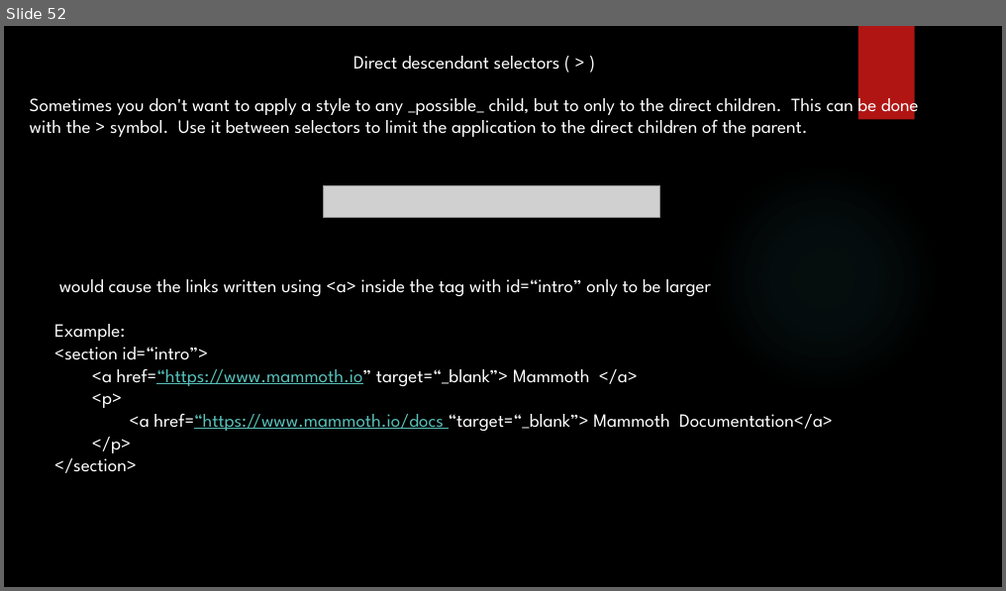
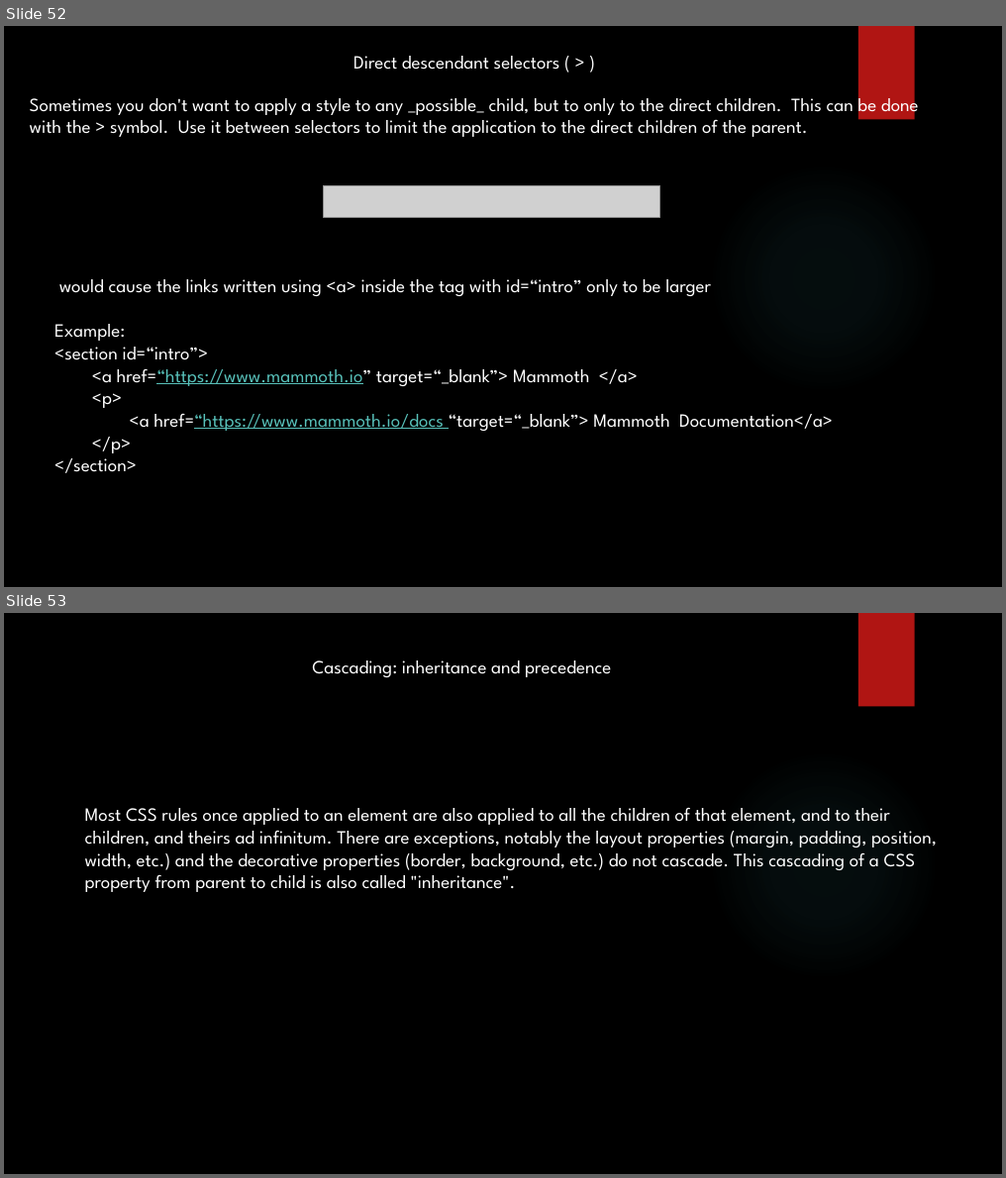
Before and after one commit to yogeshwar1996/HTML5CSS, a slide deck: Fundamentals of HTML and CSS.pptx. Shown one above the other, each under a label of ours: slide 52 before the commit, slides 52 and 53 after it. The pictures are 1006x591 and 1006x1178 pixels, drawn with LibreOffice and Linux fonts; fonts in the diff are those of the drawing; grey boxes stand for pictures; background and template pictures are left out. Boxes give left, top, right and bottom in pixels: in the first picture for what was removed or moved away, otherwise in the second. Text is boxed around its words. In the diff, an @@ line names an element or a change of style, - is before the commit and + after.

Commit message:
Inheritance

```diff
--- a/Fundamentals of HTML and CSS.pptx
+++ b/Fundamentals of HTML and CSS.pptx
@@ slide 53 added at [4, 613, 1002, 1174], background picture (left out); not listed: 2 template elements that a slide beside it also shows @@
@@ text added at [312, 661, 611, 677], 18 pt, text #FFFFFF @@
+Cascading: inheritance and precedence
@@ text added at [85, 807, 937, 892], 18 pt, text #FFFFFF @@
+Most CSS rules once applied to an element are also applied to all the children of that element, and to their children, and theirs ad infinitum. There are exceptions, notably the layout properties (margin, padding, position, width, etc.) and the decorative properties (border, background, etc.) do not cascade. This cascading of a CSS property from parent to child is also called "inheritance".
```
